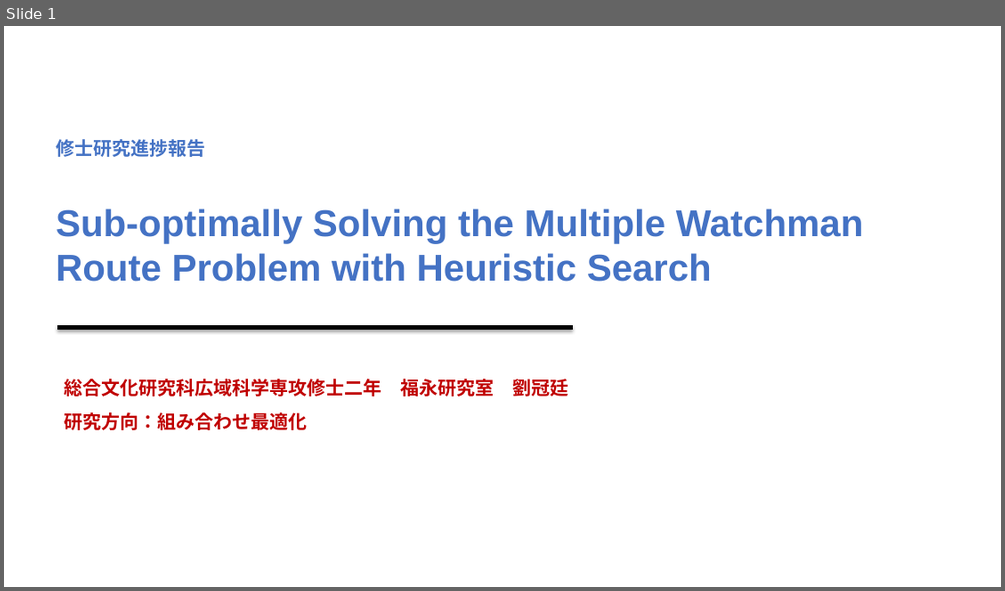
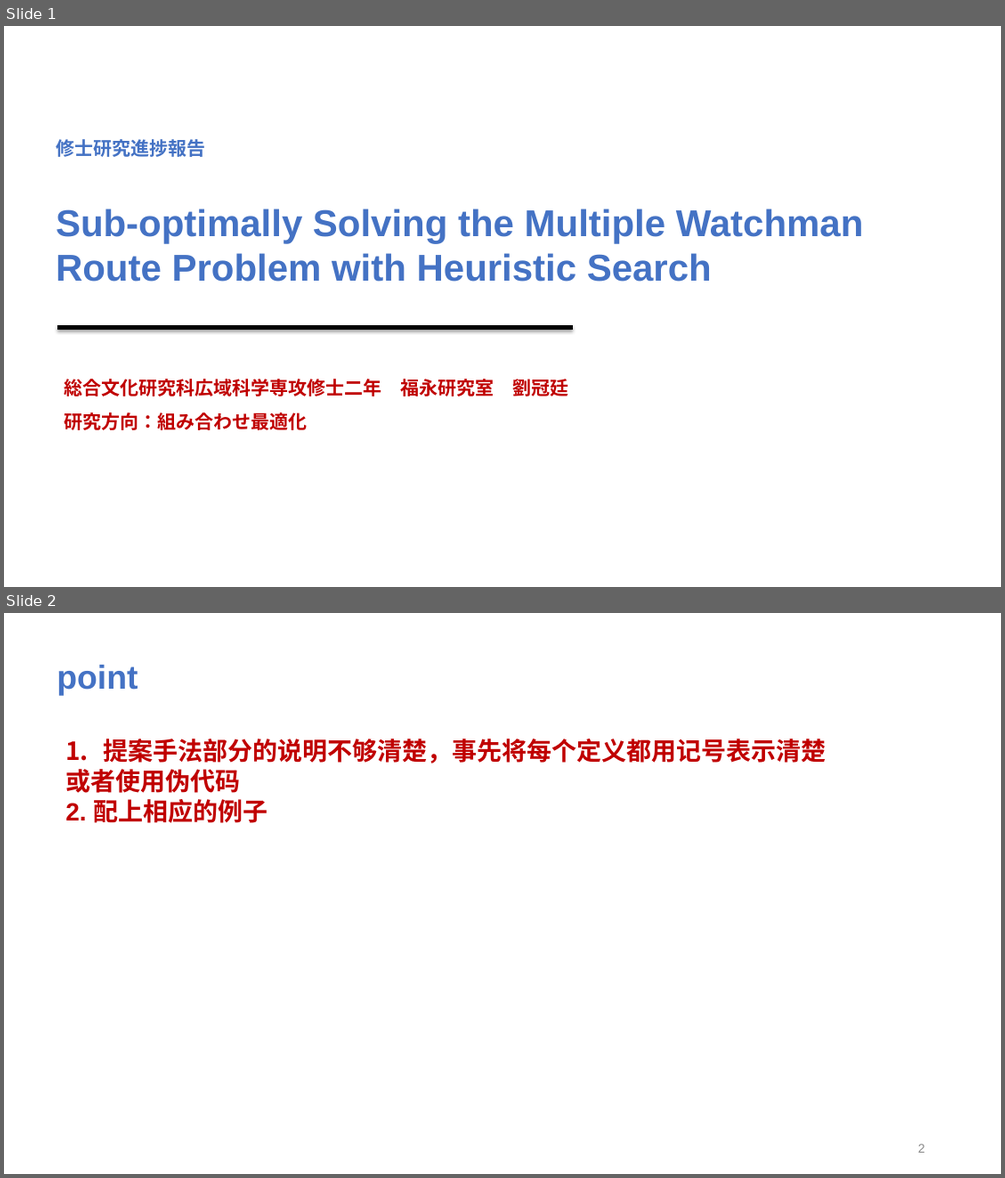
Before and after one commit to lgt494371725/Research, a slide deck: ゼミ発表.pptx. Shown one above the other, each under a label of ours: slide 1 before the commit, slides 1 and 2 after it. The pictures are 1005x591 and 1005x1178 pixels, drawn with LibreOffice and Linux fonts; fonts in the diff are those of the drawing. Boxes give left, top, right and bottom in pixels: in the first picture for what was removed or moved away, otherwise in the second. Text is boxed around its words. In the diff, an @@ line names an element or a change of style, - is before the commit and + after.

```diff
--- a/ゼミ発表.pptx
+++ b/ゼミ発表.pptx
@@ slide 2 added at <box>4,613,1001,1174</box>, background #FFFFFF @@
@@ text added at <box>57,665,138,695</box>, 32 pt, text #4472C4, bold @@
+point
@@ text added at <box>65,738,825,823</box>, 24 pt, text #C00000, bold @@
+    1. 提案手法部分的说明不够清楚，事先将每个定义都用记号表示清楚
+    或者使用伪代码
+    2. 配上相应的例子
@@ page number added at <box>918,1143,925,1152</box>, 12 pt, text #888888 @@
+2
```
Also in this commit, not shown: 3 slides changed, 8 other files.
